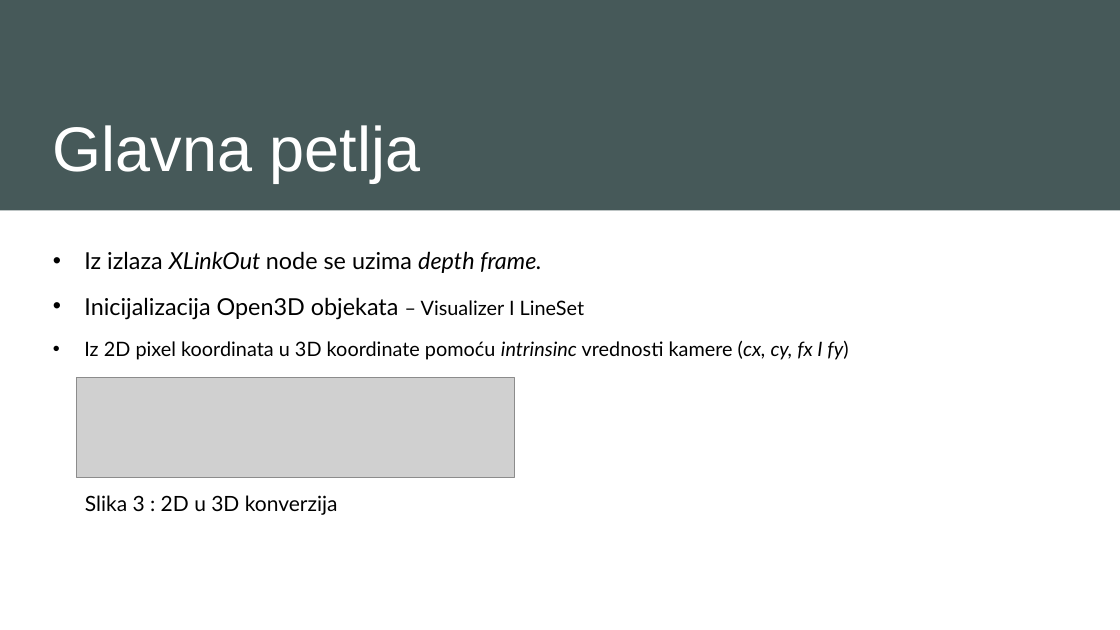
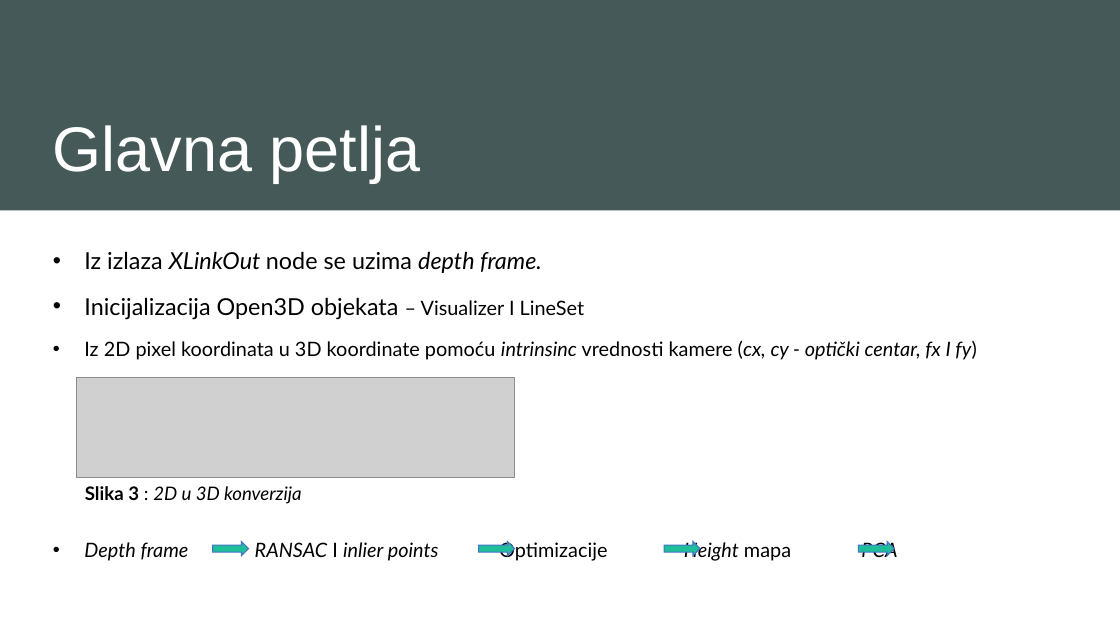
Before and after one commit to petarstamenkovic/Blueberry-Weed-Detection, a slide deck: slide 6 of weed_segmentaion/docs/BlueberryBank.pptx. Drawn at 1120x630 pixels with LibreOffice and Linux fonts; fonts in the diff are those of the drawing; grey boxes stand for pictures. Boxes give left, top, right and bottom in pixels: in the first picture for what was removed or moved away, otherwise in the second. Text is boxed around its words. In the diff, an @@ line names an element or a change of style, - is before the commit and + after.

```diff
--- a/weed_segmentaion/docs/BlueberryBank.pptx
+++ b/weed_segmentaion/docs/BlueberryBank.pptx
@@ text at [84, 341, 977, 562]: text changed @@
-• Iz 2D pixel koordinata u 3D koordinate pomoću intrinsinc vrednosti kamere (cx, cy, fx I fy)
+• Iz 2D pixel koordinata u 3D koordinate pomoću intrinsinc vrednosti kamere (cx, cy - optički centar, fx I fy)
+• Depth frame RANSAC I inlier points Optimizacije Height mapa PCA
@@ text "Slika 3 : 2D u ...": place and size @@
-text "Slika 3 : 2D u ..." at [85, 495, 338, 515]
+text "Slika 3 : 2D u ..." at [85, 486, 301, 504]
@@ text "Slika 3 : 2D u ..." at [85, 486, 301, 504]: size 18 to 16 pt; bold on in "Slika 3"; italic on in "2D u 3D konverzija" @@
@@ right arrow added at [213, 542, 249, 556], fill #1EBE9B, outline #4472C4 1 pt @@
@@ right arrow added at [479, 542, 515, 556], fill #1EBE9B, outline #4472C4 1 pt @@
@@ right arrow added at [665, 542, 701, 556], fill #1EBE9B, outline #4472C4 1 pt @@
@@ right arrow added at [859, 542, 895, 556], fill #1EBE9B, outline #4472C4 1 pt @@
```
Also in this commit, not shown: 6 other slides changed, 2 slides added, 1 slide removed, 3 other files.
